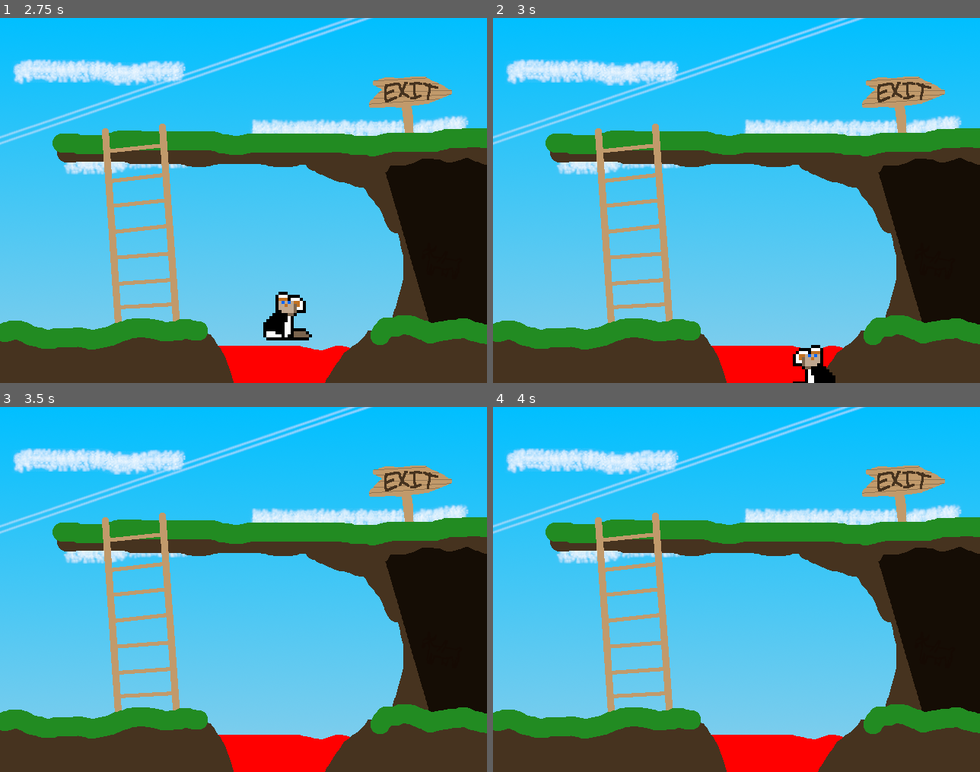
Above: before the commit, frames 1-4 (two rows, left to right).
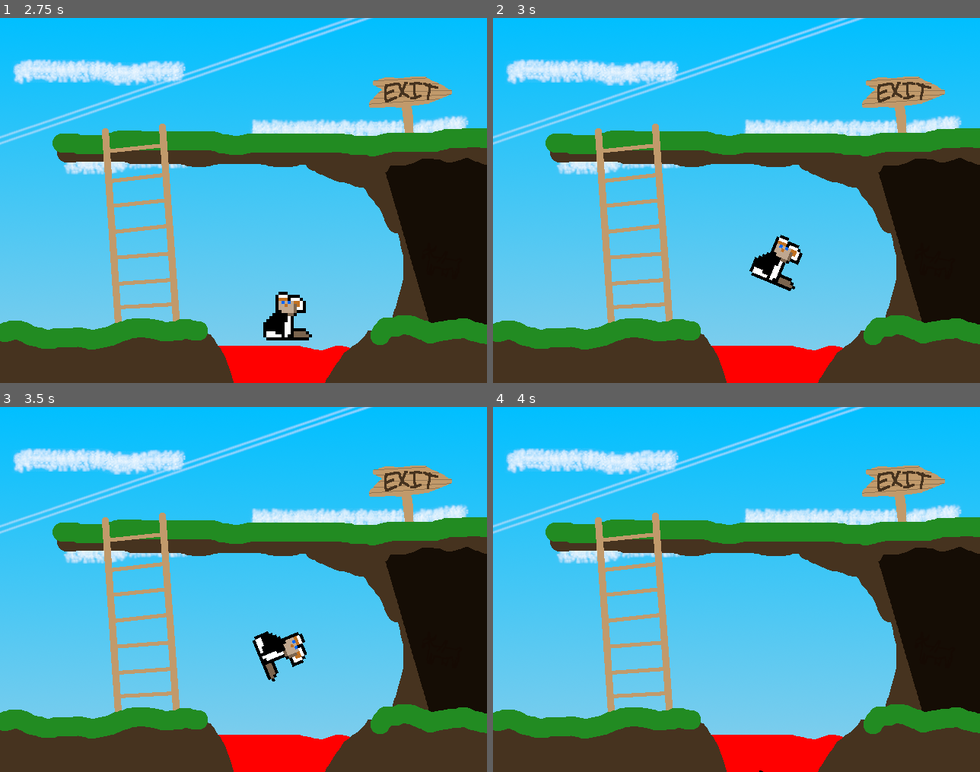
Above: after the commit, the same moments.

Repository: swashdev/minigame-madness
Game: Godot game, scene res://mini/lose/scenes/lose_minigame.tscn
Two runs of this game, one before a commit and one after it. Both use one fixed random seed, a clock stepped at 60 frames per second and the inputs below. This scene is started directly instead of the project's main scene.
Inputs:
- Up to frame 1 (2.75 s): tap Enter at 0.5 s; hold Right (ui_right) 0.53-2.03 s; tap Space (ui_select) at 0.77, 1.52 s; hold Left (ui_left) from 2.03 s (still down)
- Up to frame 2 (3 s): release Left (ui_left) at 2.78 s; hold Right (ui_right) from 2.78 s (still down)
- Up to frame 3 (3.5 s): keep holding Right (ui_right); tap Space (ui_select) at 3.02 s
- Up to frame 4 (4 s): keep holding Right (ui_right); tap Space (ui_select) at 3.77 s

Frame 1 is identical in both runs. In frame 2, 1.4% of the frame differs, in the area x 52-71%, y 59-100%; in frame 3, 0.9%; in frame 4, less than 0.1%.

Commit message:
[LOSE] add a "lava" hazard which kills the player.
An area has been added to the Lose minigame which kills the
FluffyPlatformer should they come in contact.  Code has been added to
the FluffyPlatformer to handle this.

Diff:
--- a/mini/lose/scenes/lose_minigame.tscn
+++ b/mini/lose/scenes/lose_minigame.tscn
@@ -1,8 +1,9 @@
-[gd_scene load_steps=7 format=2]
+[gd_scene load_steps=9 format=2]
 
 [ext_resource path="res://shared/scripts/minigame.gd" type="Script" id=1]
 [ext_resource path="res://mini/lose/scenes/characters/fluffy_platformer.tscn" type="PackedScene" id=2]
 [ext_resource path="res://mini/lose/images/background/bg.png" type="Texture" id=3]
+[ext_resource path="res://mini/lose/scripts/obstacles/lava.gd" type="Script" id=4]
 
 [sub_resource type="RectangleShape2D" id=1]
 extents = Vector2( 142.27, 10 )
@@ -12,6 +13,9 @@
 
 [sub_resource type="RectangleShape2D" id=3]
 extents = Vector2( 287.047, 10 )
+
+[sub_resource type="RectangleShape2D" id=4]
+extents = Vector2( 103.748, 34.6233 )
 
 [node name="LoseMinigame" type="Node2D"]
 script = ExtResource( 1 )
@@ -58,3 +62,12 @@
 position = Vector2( 367.094, 166.972 )
 shape = SubResource( 3 )
 one_way_collision = true
+
+[node name="Lava" type="Area2D" parent="."]
+position = Vector2( 381.827, 455.491 )
+collision_layer = 0
+script = ExtResource( 4 )
+
+[node name="CollisionShape2D" type="CollisionShape2D" parent="Lava"]
+shape = SubResource( 4 )
+[connection signal="body_entered" from="Lava" to="Lava" method="_on_Lava_body_entered"]
--- a/mini/lose/scripts/characters/fluffy_platformer.gd
+++ b/mini/lose/scripts/characters/fluffy_platformer.gd
@@ -1,6 +1,9 @@
 extends KinematicBody2D
 # A scene for the Fluffy platformer character in the "Lose!" minigame.
 
+
+# Signals the minigame that Fluffy has died.
+signal died
 
 # Fluffy's movement speed.
 const MOVE_SPEED: float = 400.0
@@ -15,36 +18,40 @@
 # Fluffy's current velocity.
 var _velocity = Vector2()
 
+# Whether or not Fluffy has died.
+var _dead: bool = false
+
 
 # Fluffy's mainloop.
 func _physics_process( delta ):
 	# Start by resetting the horizontal velocity.
 	_velocity.x = 0
 	# Move left & right according to presses of the left & right keys.
-	if Input.is_action_pressed( "ui_right" ):
-		_velocity.x += MOVE_SPEED
-		$Sprite.animation = "run"
-		$Sprite.play()
-	elif Input.is_action_pressed( "ui_left" ):
-		_velocity.x -= MOVE_SPEED
-		$Sprite.animation = "run"
-		$Sprite.play()
-	else:
-		# Stop animations if no inputs are pressed.
-		$Sprite.animation = "default"
+	if !_dead:
+		if Input.is_action_pressed( "ui_right" ):
+			_velocity.x += MOVE_SPEED
+			$Sprite.animation = "run"
+			$Sprite.play()
+		elif Input.is_action_pressed( "ui_left" ):
+			_velocity.x -= MOVE_SPEED
+			$Sprite.animation = "run"
+			$Sprite.play()
+		else:
+			# Stop animations if no inputs are pressed.
+			$Sprite.animation = "default"
 
-	# Adjust sprite orientation based on inputs.
-	if Input.is_action_just_pressed( "ui_right" ):
-		flip( false )
-	if Input.is_action_just_pressed( "ui_left" ):
-		flip( true )
+		# Adjust sprite orientation based on inputs.
+		if Input.is_action_just_pressed( "ui_right" ):
+			flip( false )
+		if Input.is_action_just_pressed( "ui_left" ):
+			flip( true )
 
 	# Move Fluffy.
 # warning-ignore:return_value_discarded
 	move_and_slide( _velocity, Vector2.UP )
 
 	# Apply gravity.
-	if is_on_floor():
+	if !_dead and is_on_floor():
 		# If the player is on the floor, they have the opportunity to jump.
 		if Input.is_action_pressed( "ui_select" ):
 			_velocity.y = JUMP
@@ -52,6 +59,10 @@
 			_velocity.y = 0.0
 	else:
 		_velocity.y += GRAVITY * delta
+
+	# If dead, Fluffy's sprite will rotate in an assuredly amusing manner.
+	if _dead:
+		$Sprite.rotation_degrees += 90.0 * delta
 
 
 # Horizontally flips Fluffy's sprite.
@@ -66,3 +77,11 @@
 		$Sprite.offset = Vector2( -5.5, -8 )
 	else:
 		$Sprite.offset = Vector2( -10.5, -8 )
+
+
+# Fluffy is hit by an obstacle & dies.
+func die():
+	$Hitbox.set_deferred( "disabled", true )
+	_velocity.y = JUMP
+	_dead = true
+	emit_signal( "died" )
--- /dev/null
+++ b/mini/lose/scripts/obstacles/lava.gd
@@ -0,0 +1,8 @@
+extends Area2D
+# A script for the lava from the "Lose" minigame.
+
+
+# The lava touches Fluffy, causing him to die.
+func _on_Lava_body_entered( body ):
+	body.die()
+	queue_free()
